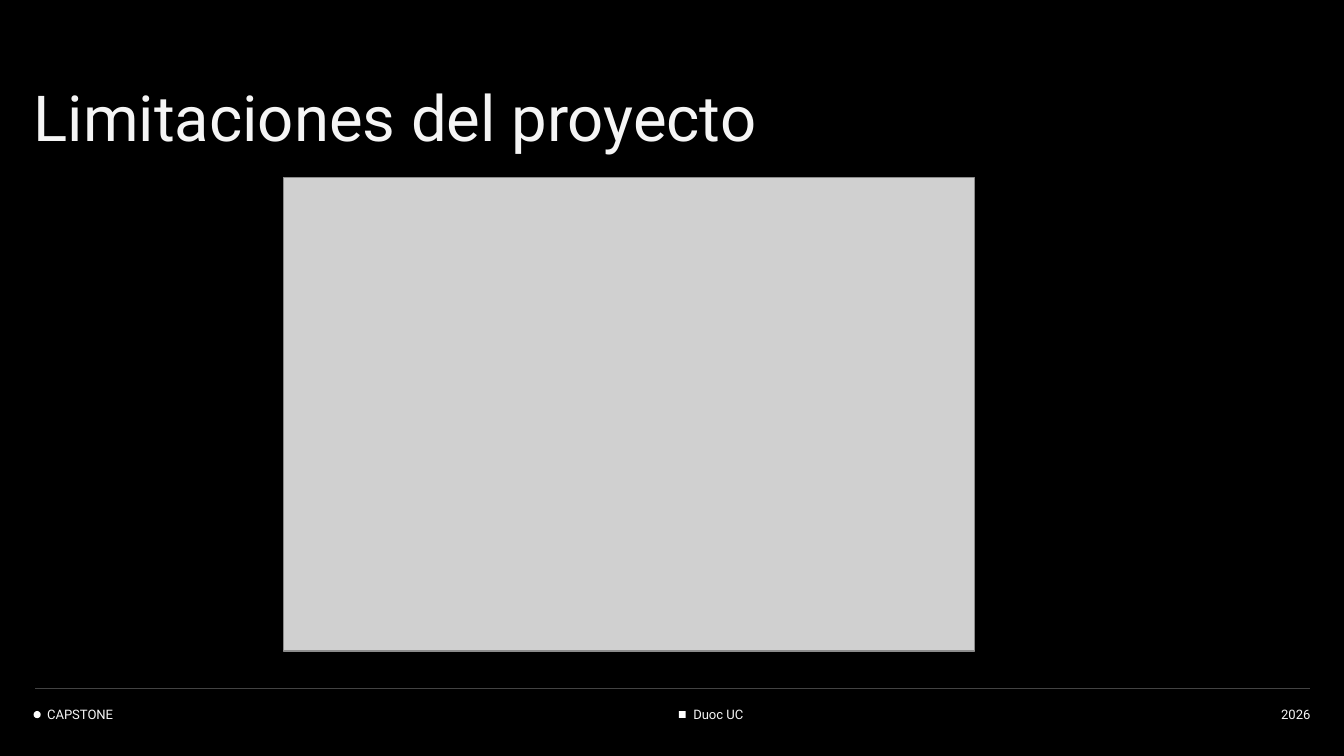
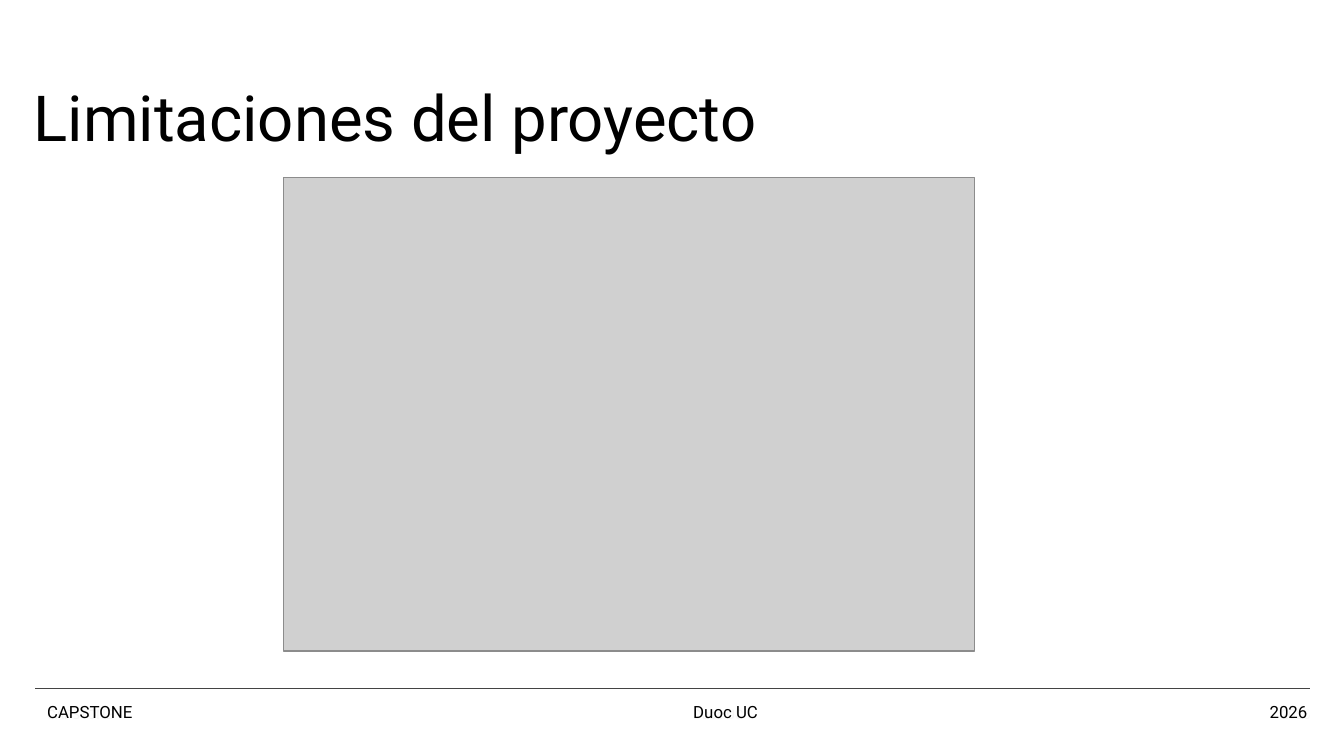
Before and after one commit to daniace1/capstone, a slide deck: slide 6 of Fase 2/Copia de Presentación Proyecto V2 (1).pptx (slide 7 before the commit). Drawn at 1344x756 pixels with LibreOffice and Linux fonts; fonts in the diff are those of the drawing; grey boxes stand for pictures. Boxes give left, top, right and bottom in pixels: in the first picture for what was removed or moved away, otherwise in the second. Text is boxed around its words. In the diff, an @@ line names an element or a change of style, - is before the commit and + after.

```diff
--- a/Fase 2/Copia de Presentación Proyecto V2 (1).pptx
+++ b/Fase 2/Copia de Presentación Proyecto V2 (1).pptx
@@ background #000000 to #FFFFFF @@
@@ title "Limitaciones del proyecto" at [34, 93, 757, 155]: text colour #F5F5F5 to #000000 @@
@@ ellipse removed at [34, 711, 40, 718] @@
@@ text added at [47, 706, 132, 719], 10 pt, text #FFFFFF @@
+CAPSTONE
@@ text added at [47, 707, 113, 719], 9 pt, text #000000 @@
+CAPSTONE
@@ subtitle added at [693, 706, 779, 719], 12 pt, text #FFFFFF @@
+Duoc UC
@@ text added at [693, 707, 743, 719], 9 pt, text #000000 @@
+Duoc UC
@@ text added at [1270, 706, 1308, 719], 10 pt, text #FFFFFF @@
+2026
@@ text added at [1281, 707, 1310, 719], 9 pt, text #000000 @@
+2026
```
Also in this commit, not shown: 9 other slides changed, 1 slide removed.
